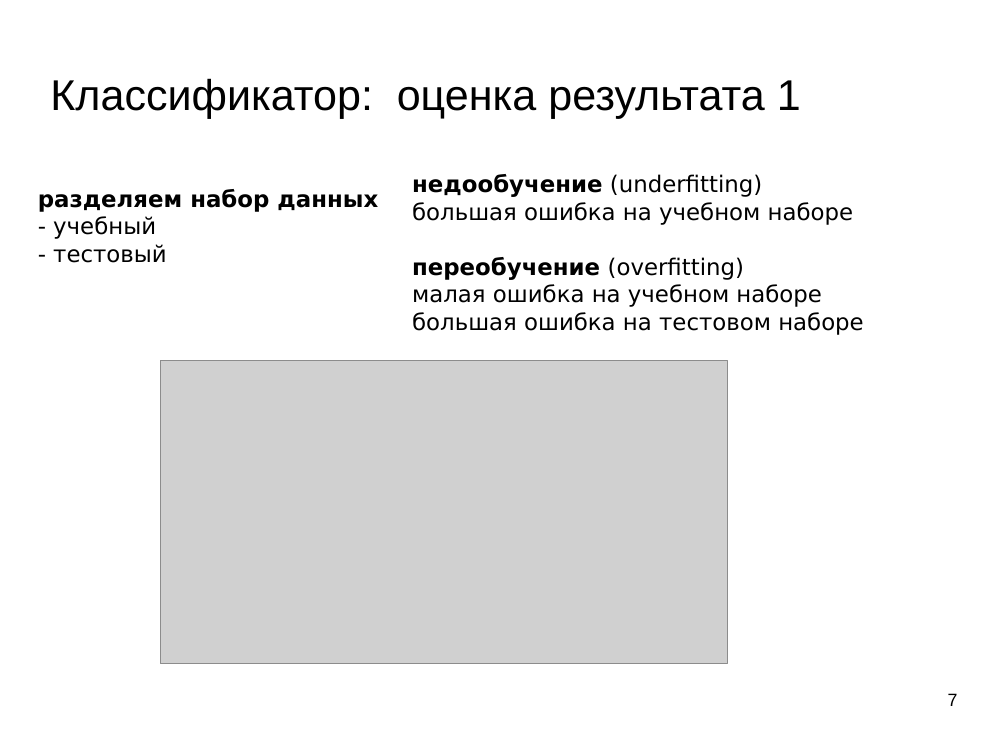
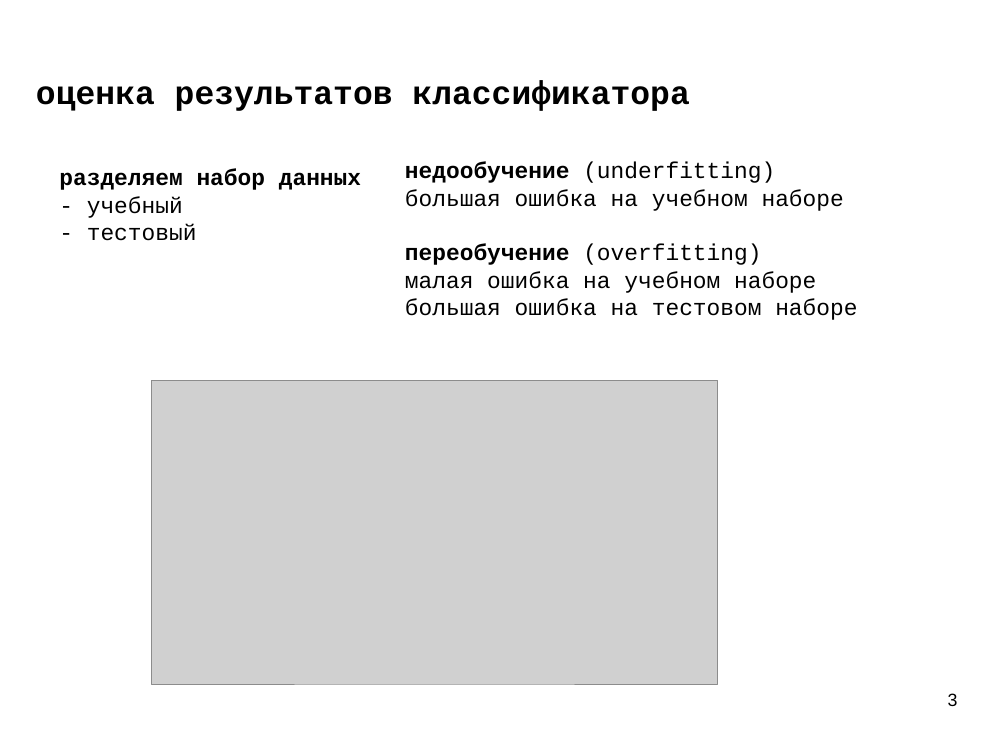
Before and after one commit to mechanoid5/ml_lectorium_legacy, a slide deck: slide 3 of 07-roc-auc.odp (slide 7 before the commit). Drawn at 1008x756 pixels with LibreOffice and Linux fonts; fonts in the diff are those of the drawing; grey boxes stand for pictures; background and template pictures are left out. Boxes give left, top, right and bottom in pixels: in the first picture for what was removed or moved away, otherwise in the second. Text is boxed around its words. In the diff, an @@ line names an element or a change of style, - is before the commit and + after.

```diff
--- a/07-roc-auc.odp
+++ b/07-roc-auc.odp
@@ title added at (36, 80, 689, 111), 26 pt, text #000000, bold @@
+оценка результатов классификатора
@@ title removed at (50, 78, 801, 118) @@
-Классификатор: оценка результата 1
@@ text "разделяем набор данных" at (59, 169, 361, 241): font DejaVu Sans to Courier New @@
@@ text "разделяем набор данных": place and size @@
-text "разделяем набор данных" at (38, 189, 378, 263)
+text "разделяем набор данных" at (59, 169, 361, 241)
@@ text "недообучение (underfitting)": place and size @@
-text "недообучение (underfitting)" at (412, 174, 864, 335)
+text "недообучение (underfitting)" at (405, 162, 857, 320)
@@ text "недообучение (underfitting)" at (405, 162, 857, 320): font DejaVu Sans to Courier New @@
@@ picture: place and size @@
-picture at (161, 360, 728, 664)
+picture at (151, 381, 718, 684)
@@ page number at (948, 693, 958, 706): text changed @@
-7
+3
```
Also in this commit, not shown: 14 other slides changed, 1 slide added, 4 slides removed, 1 other file.
